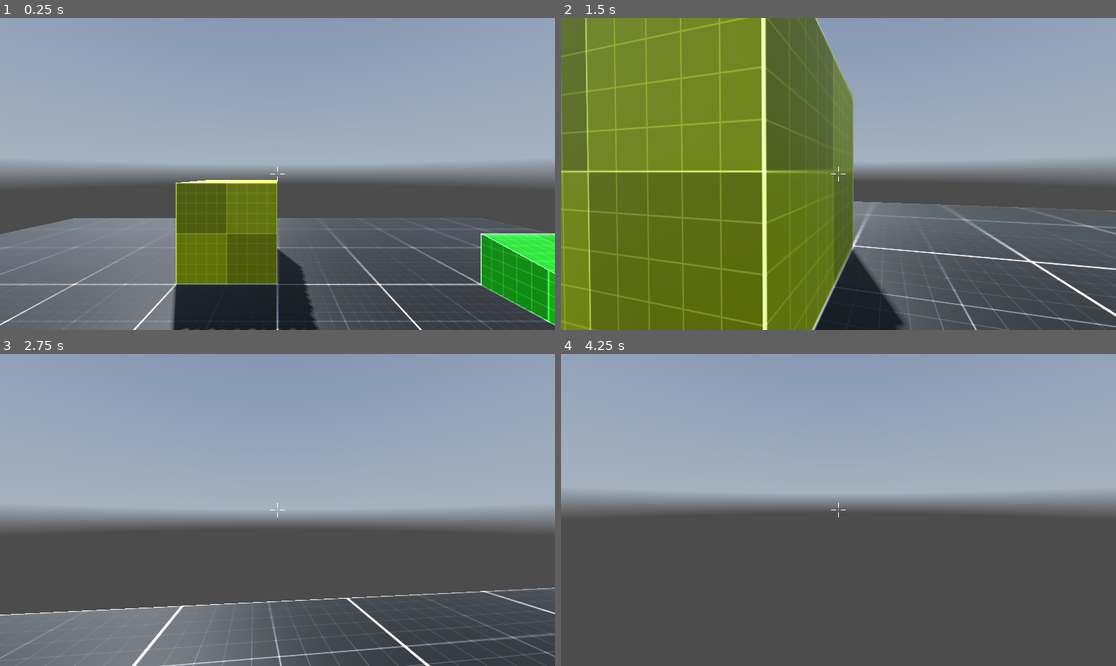
Above: before the commit, frames 1-4 (two rows, left to right).
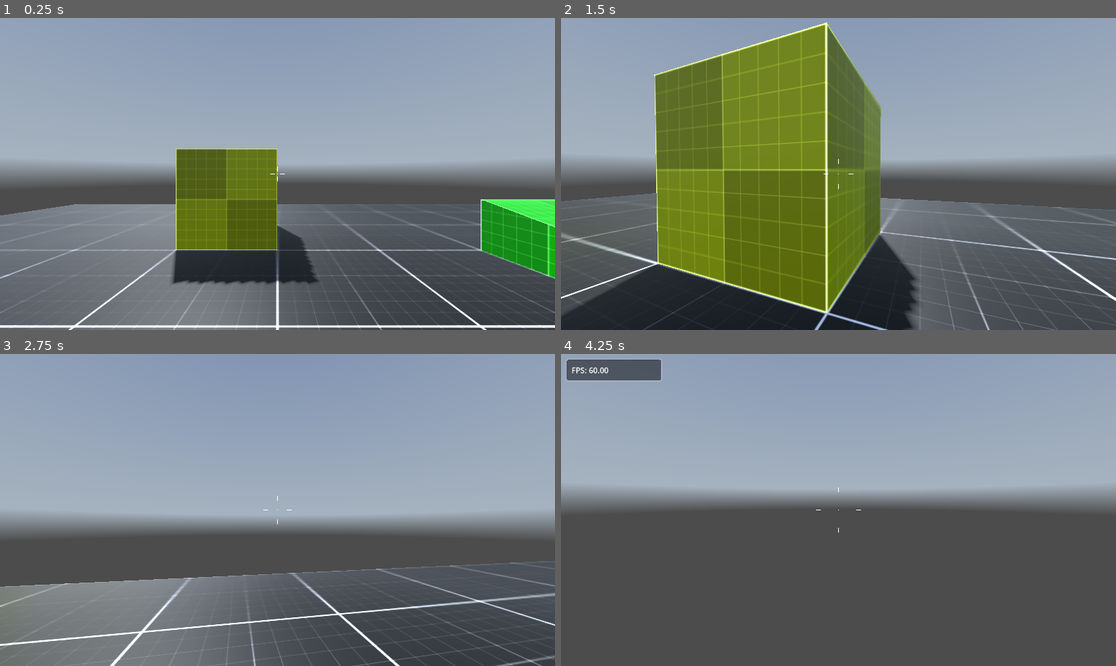
Above: after the commit, the same moments.

Repository: kiowe/shooter-game-godot
Game: Godot game, scene res://levels/level_001.tscn
Two runs of this game, one before a commit and one after it. Both use one fixed random seed, a clock stepped at 60 frames per second and the inputs below. A sky picture missing from this copy of the repository is replaced by a grey-blue gradient.
Inputs (mouse positions are in pixels of both pictures, inside the frame that each line leads up to):
- Up to frame 1 (0.25 s): no input
- Up to frame 2 (1.5 s): move the mouse to (866, 174) at 0.52 s; hold C (crouch) 0.53-1.28 s; hold W (move_forward) from 0.53 s (still down); tap Space (jump) at 0.77 s; move the mouse to (810, 174) at 1.27 s; tap C (crouch) at 1.35 s
- Up to frame 3 (2.75 s): keep holding W (move_forward); tap Space (jump) at 1.52 s; move the mouse to (288, 503) at 2.02 s; hold C (crouch) from 2.03 s (still down)
- Up to frame 4 (4.25 s): keep holding W (move_forward); move the mouse to (832, 516) at 2.77 s; release C (crouch) at 2.78 s; tap C (crouch) at 2.85 s; tap Space (jump) at 3.02, 3.77 s; move the mouse to (877, 513) at 3.52 s; hold C (crouch) from 3.53 s (still down); tap ` (debug, bound only after the commit) at 4.15 s

The runs differ from the first frame. In frame 1, 18% of the frame differs, in the area x 0-100%, y 41-100%; in frame 2, 43%, in the area x 0-100%, y 0-100%; in frame 3, 11%; in frame 4, 1.2%.

Commit message:
improved the reticle; doing a debug panel

Diff:
--- a/controllers/fps_controller.tscn
+++ b/controllers/fps_controller.tscn
@@ -1,8 +1,10 @@
-[gd_scene load_steps=10 format=3 uid="uid://cfs4ecm5k44dn"]
+[gd_scene load_steps=12 format=3 uid="uid://cfs4ecm5k44dn"]
 
 [ext_resource type="Script" path="res://controllers/scripts/fps_controller.gd" id="1_pgc1p"]
 [ext_resource type="Material" uid="uid://b4gwd5h7ixvct" path="res://materials/player.tres" id="2_gldw4"]
-[ext_resource type="Script" path="res://controllers/scripts/reticle.gd" id="3_a5wxi"]
+[ext_resource type="Script" path="res://scripts/reticle.gd" id="3_a5wxi"]
+[ext_resource type="Theme" uid="uid://cy8ix3em5itmm" path="res://ui/themes/debug.tres" id="4_7ss55"]
+[ext_resource type="Script" path="res://scripts/debug.gd" id="5_lbikq"]
 
 [sub_resource type="CapsuleShape3D" id="CapsuleShape3D_y0msm"]
 
@@ -99,7 +101,7 @@
 [node name="CharacterBody3D" type="CharacterBody3D" node_paths=PackedStringArray("CAMERA_CONTROLLER", "ANIMATIONPLAYER", "CROUCH_SHAPECAST")]
 script = ExtResource("1_pgc1p")
 TOGGLE_CROUCH = false
-MOUSE_SENSITIVITY = 0.25
+MOUSE_SENSITIVITY = 0.4
 CAMERA_CONTROLLER = NodePath("CameraController/Camera3D")
 ANIMATIONPLAYER = NodePath("AnimationPlayer")
 CROUCH_SHAPECAST = NodePath("ShapeCast3D")
@@ -139,7 +141,7 @@
 grow_vertical = 2
 mouse_filter = 1
 
-[node name="CenterContainer" type="CenterContainer" parent="UserInterface"]
+[node name="Reticle" type="CenterContainer" parent="UserInterface" node_paths=PackedStringArray("RETICLE_LINES", "PLAYER_CONTROLLER")]
 layout_mode = 1
 anchors_preset = 8
 anchor_left = 0.5
@@ -149,21 +151,41 @@
 grow_horizontal = 2
 grow_vertical = 2
 script = ExtResource("3_a5wxi")
+RETICLE_LINES = [NodePath("Top"), NodePath("Right"), NodePath("Bottom"), NodePath("Left")]
+PLAYER_CONTROLLER = NodePath("../..")
+RETICLE_DISTANCE = 5.0
 
-[node name="Top" type="Line2D" parent="UserInterface/CenterContainer"]
+[node name="Top" type="Line2D" parent="UserInterface/Reticle"]
 points = PackedVector2Array(0, -5, 0, -15)
 width = 2.0
 
-[node name="Right" type="Line2D" parent="UserInterface/CenterContainer"]
+[node name="Right" type="Line2D" parent="UserInterface/Reticle"]
 points = PackedVector2Array(5, 0, 15, 0)
 width = 2.0
 
-[node name="Bottom" type="Line2D" parent="UserInterface/CenterContainer"]
+[node name="Bottom" type="Line2D" parent="UserInterface/Reticle"]
 points = PackedVector2Array(0, 5, 0, 15)
 width = 2.0
 
-[node name="Left" type="Line2D" parent="UserInterface/CenterContainer"]
+[node name="Left" type="Line2D" parent="UserInterface/Reticle"]
 points = PackedVector2Array(-5, 0, -15, 0)
 width = 2.0
 
+[node name="DebugPanel" type="PanelContainer" parent="UserInterface"]
+custom_minimum_size = Vector2(200, 0)
+layout_mode = 0
+offset_left = 10.0
+offset_top = 10.0
+offset_right = 210.0
+offset_bottom = 50.0
+theme = ExtResource("4_7ss55")
+script = ExtResource("5_lbikq")
+
+[node name="MarginContainer" type="MarginContainer" parent="UserInterface/DebugPanel"]
+layout_mode = 2
+
+[node name="VBoxContainer" type="VBoxContainer" parent="UserInterface/DebugPanel/MarginContainer"]
+unique_name_in_owner = true
+layout_mode = 2
+
 [connection signal="animation_started" from="AnimationPlayer" to="." method="_on_animation_player_animation_started"]
--- a/controllers/scripts/fps_controller.gd
+++ b/controllers/scripts/fps_controller.gd
@@ -1,7 +1,7 @@
 extends CharacterBody3D
 
 @export var SPEED_DEFAULT : float = 5.0
-@export var SPEED_CROUCH : float = 3.5
+@export var SPEED_CROUCH : float = 3.0
 @export var JUMP_VELOCITY : float = 4.5
 @export var TOGGLE_CROUCH : bool = true
 @export_range(5, 10, 0.1) var CROUCH_SPEED : float = 7.0
--- a/controllers/scripts/reticle.gd
+++ /dev/null
@@ -1,15 +0,0 @@
-extends CenterContainer
-
-@export var DOT_RADIUS : float = 1.0
-@export var DOT_COLOR : Color = Color.WHITE
-
-# Called when the node enters the scene tree for the first time.
-func _ready() -> void:
-	queue_redraw()
-
-# Called every frame. 'delta' is the elapsed time since the previous frame.
-func _process(delta: float) -> void:
-	pass
-
-func _draw() -> void:
-	draw_circle(Vector2(0,0), DOT_RADIUS, DOT_COLOR)
--- a/levels/level_001.tscn
+++ b/levels/level_001.tscn
@@ -124,7 +124,6 @@
 [node name="WorldEnvironment" parent="." instance=ExtResource("1_db21n")]
 
 [node name="CharacterBody3D" parent="." node_paths=PackedStringArray("CAMERA_CONTROLLER", "ANIMATIONPLAYER", "CROUCH_SHAPECAST") instance=ExtResource("4_liofc")]
-transform = Transform3D(1, 0, 0, 0, 1, 0, 0, 0, 1, 0, 1, 0)
 CAMERA_CONTROLLER = NodePath("CameraController/Camera3D")
 ANIMATIONPLAYER = NodePath("AnimationPlayer")
 CROUCH_SHAPECAST = NodePath("ShapeCast3D")
--- a/project.godot
+++ b/project.godot
@@ -15,10 +15,18 @@
 config/features=PackedStringArray("4.3", "Forward Plus")
 config/icon="res://icon.svg"
 
+[autoload]
+
+Global="*res://scripts/global.gd"
+
 [display]
 
 window/size/always_on_top=true
-window/vsync/vsync_mode=2
+window/vsync/vsync_mode=0
+
+[editor_plugins]
+
+enabled=PackedStringArray("res://addons/discord-rpc-gd/plugin.cfg")
 
 [input]
 
@@ -57,6 +65,11 @@
 "events": [Object(InputEventKey,"resource_local_to_scene":false,"resource_name":"","device":-1,"window_id":0,"alt_press …(191 unchanged characters)…
 ]
 }
+debug={
+"deadzone": 0.5,
+"events": [Object(InputEventKey,"resource_local_to_scene":false,"resource_name":"","device":-1,"window_id":0,"alt_pressed":false,"shift_pressed":false,"ctrl_pressed":false,"meta_pressed":false,"pressed":false,"keycode":0,"physical_keycode":96,"key_label":0,"unicode":96,"location":0,"echo":false,"script":null)
+]
+}
 
 [rendering]
 
--- /dev/null
+++ b/scripts/debug.gd
@@ -0,0 +1,30 @@
+extends PanelContainer
+
+@onready var property_container = %VBoxContainer
+
+var property
+var frames_per_second : String
+
+func _ready() -> void:
+	# Set global reference to self in global singleton
+	Global.debug = self
+
+	# Hide debug panel on load
+	visible = false
+	add_debug_property("FPS", frames_per_second)
+
+func _process(delta: float) -> void:
+	if visible:
+		frames_per_second = "%.2f" % (1.0/delta)
+		property.text = property.name + ": " + frames_per_second
+
+func _input(event: InputEvent) -> void:
+	# Toggle debug panel
+	if event.is_action_pressed("debug"):
+		visible = !visible
+
+func add_debug_property(title: String, value):
+	property = Label.new() # Create a new lable node
+	property_container.add_child(property) # Add new node as child to vbox container
+	property.name = title # Set name to title
+	property.text = property.name + value
--- /dev/null
+++ b/scripts/global.gd
@@ -0,0 +1,3 @@
+extends Node
+
+var debug # Refernce to debugpanel for debug property assignment
--- /dev/null
+++ b/scripts/reticle.gd
@@ -0,0 +1,31 @@
+extends CenterContainer
+
+@export var RETICLE_LINES : Array[Line2D]
+@export var PLAYER_CONTROLLER : CharacterBody3D
+@export var RETICLE_SPEED : float = 0.25
+@export var RETICLE_DISTANCE : float = 2.0
+@export var DOT_RADIUS : float = 1.0
+@export var DOT_COLOR : Color = Color.WHITE
+
+# Called when the node enters the scene tree for the first time.
+func _ready() -> void:
+	queue_redraw()
+
+# Called every frame. 'delta' is the elapsed time since the previous frame.
+func _process(_delta: float) -> void:
+	adjust_reticle_lines()
+
+func _draw() -> void:
+	draw_circle(Vector2(0,0), DOT_RADIUS, DOT_COLOR)
+
+func adjust_reticle_lines():
+	var vel = PLAYER_CONTROLLER.get_real_velocity()
+	var origin = Vector3(0, 0, 0)
+	var pos = Vector2(0, 0)
+	var speed = origin.distance_to(vel)
+
+	# Adjust reticle line pos
+	RETICLE_LINES[0].position = lerp(RETICLE_LINES[0].position, pos + Vector2(0, -speed * RETICLE_DISTANCE), RETICLE_SPEED) # Top
+	RETICLE_LINES[1].position = lerp(RETICLE_LINES[1].position, pos + Vector2(speed * RETICLE_DISTANCE, 0), RETICLE_SPEED)  # Right
+	RETICLE_LINES[2].position = lerp(RETICLE_LINES[2].position, pos + Vector2(0, speed * RETICLE_DISTANCE), RETICLE_SPEED)  # Bottom
+	RETICLE_LINES[3].position = lerp(RETICLE_LINES[3].position, pos + Vector2(-speed * RETICLE_DISTANCE, 0), RETICLE_SPEED) # Left
--- /dev/null
+++ b/ui/styles/debug_panel.tres
@@ -0,0 +1,13 @@
+[gd_resource type="StyleBoxFlat" format=3 uid="uid://cq6uxk781q3iu"]
+
+[resource]
+bg_color = Color(0, 0, 0, 0.478431)
+border_width_left = 2
+border_width_top = 2
+border_width_right = 2
+border_width_bottom = 2
+border_color = Color(1, 1, 1, 0.223529)
+corner_radius_top_left = 5
+corner_radius_top_right = 5
+corner_radius_bottom_right = 5
+corner_radius_bottom_left = 5
--- /dev/null
+++ b/ui/themes/debug.tres
@@ -0,0 +1,10 @@
+[gd_resource type="Theme" load_steps=2 format=3 uid="uid://cy8ix3em5itmm"]
+
+[ext_resource type="StyleBox" uid="uid://cq6uxk781q3iu" path="res://ui/styles/debug_panel.tres" id="1_6ax1l"]
+
+[resource]
+MarginContainer/constants/margin_bottom = 10
+MarginContainer/constants/margin_left = 10
+MarginContainer/constants/margin_right = 10
+MarginContainer/constants/margin_top = 10
+PanelContainer/styles/panel = ExtResource("1_6ax1l")
Not shown, changed: .gitignore
